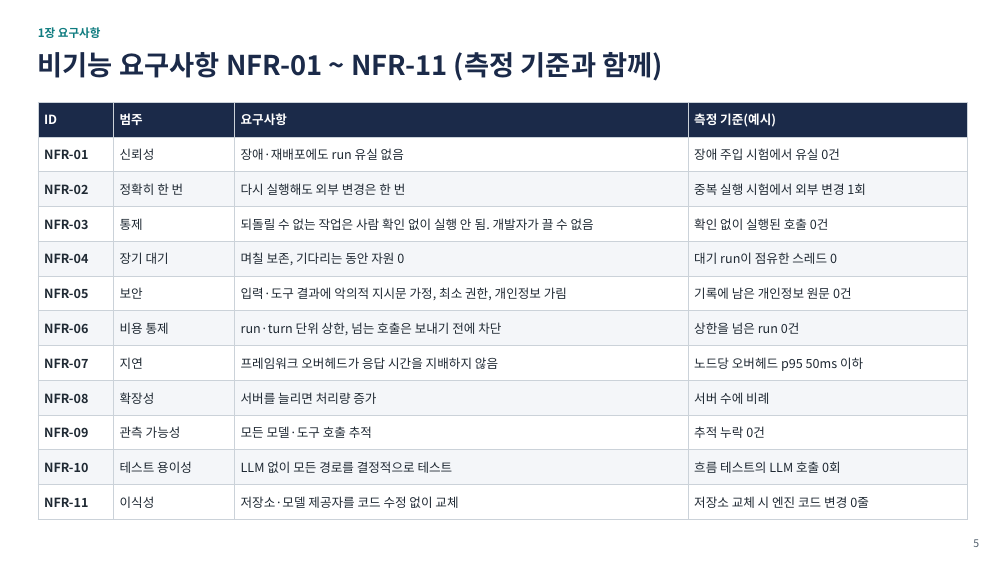
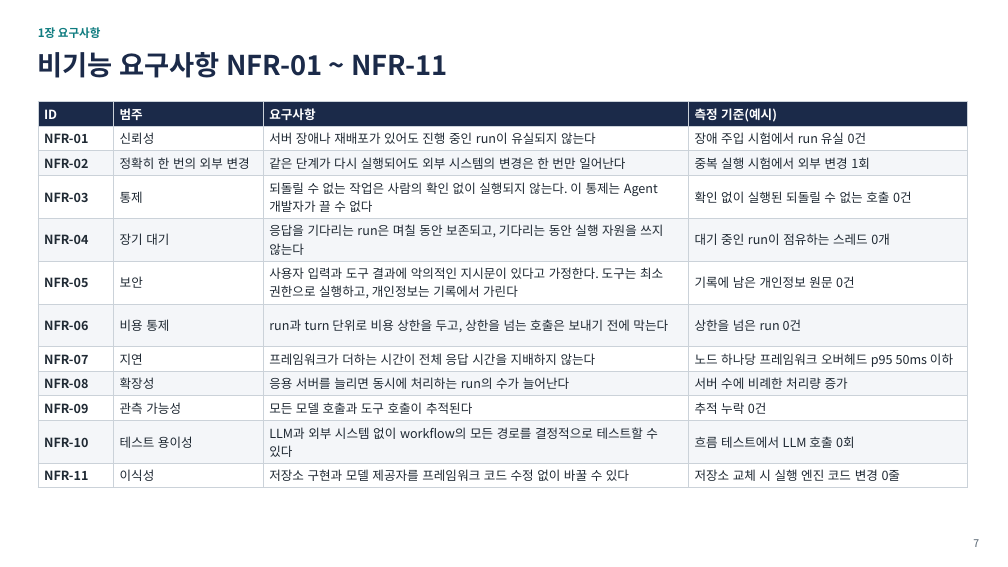
Before and after one commit to iwindfree/windfree-blog, a slide deck: slide 7 of public/files/ai-agent-workflow-framework/AI_Agent_Workflow_Framework_Summary.pptx (slide 5 before the commit). Drawn at 1008x567 pixels with LibreOffice and Linux fonts; fonts in the diff are those of the drawing. Boxes give left, top, right and bottom in pixels: in the first picture for what was removed or moved away, otherwise in the second. Text is boxed around its words. In the diff, an @@ line names an element or a change of style, - is before the commit and + after.

```diff
--- a/public/files/ai-agent-workflow-framework/AI_Agent_Workflow_Framework_Summary.pptx
+++ b/public/files/ai-agent-workflow-framework/AI_Agent_Workflow_Framework_Summary.pptx
@@ text at box(38, 52, 447, 78): text changed @@
-비기능 요구사항 NFR-01 ~ NFR-11 (측정 기준과 함께)
+비기능 요구사항 NFR-01 ~ NFR-11
@@ table at box(38, 101, 967, 485) @@
-row 2, column 3: 장애·재배포에도 run 유실 없음
+row 2, column 3: 서버 장애나 재배포가 있어도 진행 중인 run이 유실되지 않는다
-row 2, column 4: 장애 주입 시험에서 유실 0건
+row 2, column 4: 장애 주입 시험에서 run 유실 0건
-row 3, column 2: 정확히 한 번
+row 3, column 2: 정확히 한 번의 외부 변경
-row 3, column 3: 다시 실행해도 외부 변경은 한 번
+row 3, column 3: 같은 단계가 다시 실행되어도 외부 시스템의 변경은 한 번만 일어난다
-row 4, column 3: 되돌릴 수 없는 작업은 사람 확인 없이 실행 안 됨. 개발자가 끌 수 없음
+row 4, column 3: 되돌릴 수 없는 작업은 사람의 확인 없이 실행되지 않는다. 이 통제는 Agent 개발자가 끌 수 없다
-row 4, column 4: 확인 없이 실행된 호출 0건
+row 4, column 4: 확인 없이 실행된 되돌릴 수 없는 호출 0건
-row 5, column 3: 며칠 보존, 기다리는 동안 자원 0
+row 5, column 3: 응답을 기다리는 run은 며칠 동안 보존되고, 기다리는 동안 실행 자원을 쓰지 않는다
-row 5, column 4: 대기 run이 점유한 스레드 0
+row 5, column 4: 대기 중인 run이 점유하는 스레드 0개
-row 6, column 3: 입력·도구 결과에 악의적 지시문 가정, 최소 권한, 개인정보 가림
+row 6, column 3: 사용자 입력과 도구 결과에 악의적인 지시문이 있다고 가정한다. 도구는 최소 권한으로 실행하고, 개인정보는 기록에서 가린다
-row 7, column 3: run·turn 단위 상한, 넘는 호출은 보내기 전에 차단
+row 7, column 3: run과 turn 단위로 비용 상한을 두고, 상한을 넘는 호출은 보내기 전에 막는다
-row 8, column 3: 프레임워크 오버헤드가 응답 시간을 지배하지 않음
+row 8, column 3: 프레임워크가 더하는 시간이 전체 응답 시간을 지배하지 않는다
-row 8, column 4: 노드당 오버헤드 p95 50ms 이하
+row 8, column 4: 노드 하나당 프레임워크 오버헤드 p95 50ms 이하
-row 9, column 3: 서버를 늘리면 처리량 증가
+row 9, column 3: 응용 서버를 늘리면 동시에 처리하는 run의 수가 늘어난다
-row 9, column 4: 서버 수에 비례
+row 9, column 4: 서버 수에 비례한 처리량 증가
-row 10, column 3: 모든 모델·도구 호출 추적
+row 10, column 3: 모든 모델 호출과 도구 호출이 추적된다
-row 11, column 3: LLM 없이 모든 경로를 결정적으로 테스트
+row 11, column 3: LLM과 외부 시스템 없이 workflow의 모든 경로를 결정적으로 테스트할 수 있다
-row 11, column 4: 흐름 테스트의 LLM 호출 0회
+row 11, column 4: 흐름 테스트에서 LLM 호출 0회
-row 12, column 3: 저장소·모델 제공자를 코드 수정 없이 교체
+row 12, column 3: 저장소 구현과 모델 제공자를 프레임워크 코드 수정 없이 바꿀 수 있다
-row 12, column 4: 저장소 교체 시 엔진 코드 변경 0줄
+row 12, column 4: 저장소 교체 시 실행 엔진 코드 변경 0줄
@@ page number at box(973, 539, 979, 547): text changed @@
-5
+7
```
Also in this commit, not shown: 3 other slides changed, 2 slides added, 1 other file.
